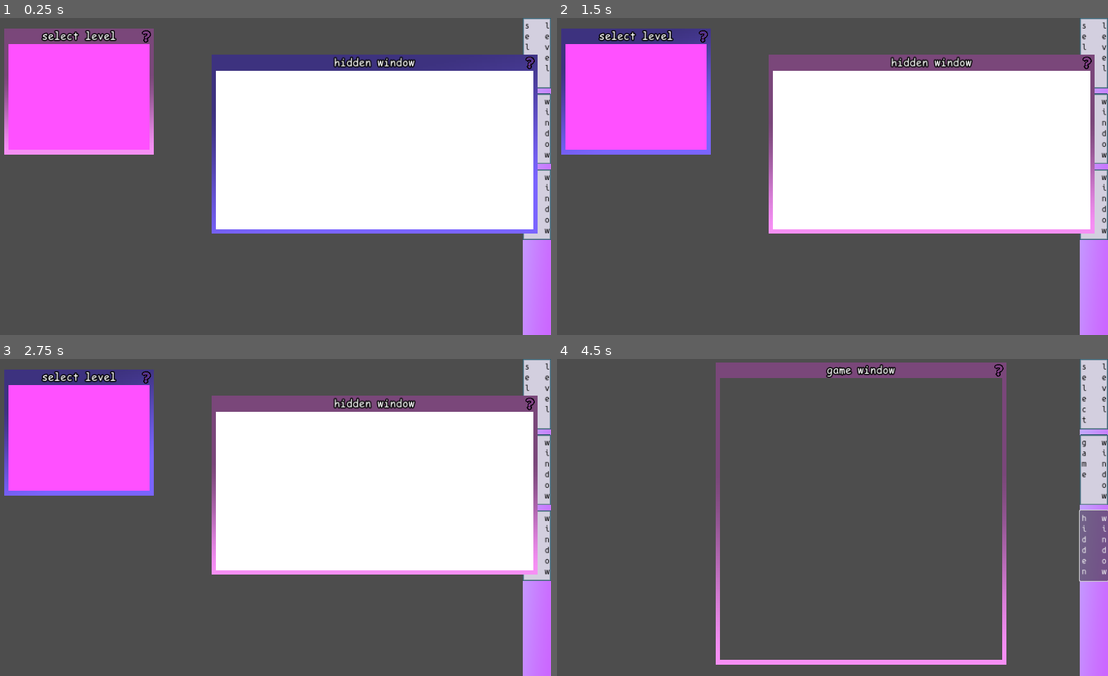
Above: before the commit, frames 1-4 (two rows, left to right).
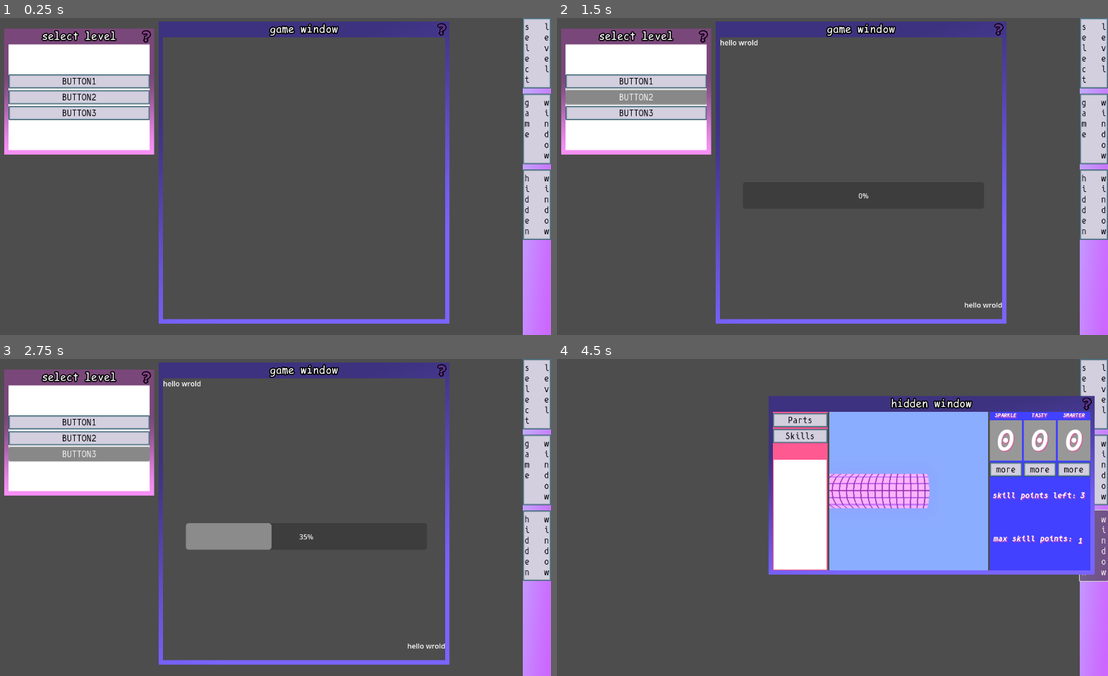
Above: after the commit, the same moments.

Repository: ktosox/GWJ77-Metamorphosis
Game: Godot game, scene res://game.tscn
Same seed, same stepped clock (60 frames per second), same inputs: the game is played once before the commit and once after it.
Inputs:
- Up to frame 1 (0.25 s): no input
- Up to frame 2 (1.5 s): click "BUTTON1" at 0.5 s; click "BUTTON2" at 1.25 s
- Up to frame 3 (2.75 s): click "BUTTON3" at 2 s
- Up to frame 4 (4.5 s): click "s l e e l v e e c l t" at 2.75 s; click "g w a i m n e d o w" at 3.5 s; click "h w i i d n d d e o n w" at 4.25 s

The runs differ from the first frame. In frame 1, 47% of the frame differs, in the area x 1-100%, y 0-97%; in frame 2, 49%; in frame 3, 49%, in the area x 0-100%, y 0-97%; in frame 4, 38%.

Commit message:
visual adjustemnts

Diff:
--- a/Game/construction_mechanic/part_selection_button.tscn
+++ b/Game/construction_mechanic/part_selection_button.tscn
@@ -1,9 +1,10 @@
-[gd_scene load_steps=5 format=3 uid="uid://jtkfilmql5kv"]
+[gd_scene load_steps=6 format=3 uid="uid://jtkfilmql5kv"]
 
 [ext_resource type="Texture2D" uid="uid://du11aw0w40edy" path="res://construction_mechanic/part_button_border.png" id="1_5ooxu"]
 [ext_resource type="Texture2D" uid="uid://td7wp0tbscrh" path="res://construction_mechanic/test_preview.png" id="1_7ch25"]
 [ext_resource type="Theme" uid="uid://dbotcsipmht72" path="res://interface/main_theme.tres" id="1_yotwv"]
 [ext_resource type="Script" path="res://construction_mechanic/part_selection_button.gd" id="2_ofroh"]
+[ext_resource type="FontFile" uid="uid://bels28mhb7p0e" path="res://resources/fonts/koomik_mono/KoomikMono-Regular.otf" id="5_yr7aa"]
 
 [node name="PartSelectionButton" type="NinePatchRect"]
 texture_filter = 1
@@ -47,6 +48,7 @@
 [node name="Button" type="Button" parent="Layout"]
 layout_mode = 2
 size_flags_vertical = 6
+theme_override_fonts/font = ExtResource("5_yr7aa")
 theme_override_font_sizes/font_size = 12
 text = "0 HELLO"
 
--- a/Game/game.gd
+++ b/Game/game.gd
@@ -1,6 +1,6 @@
 extends Control
 
-
+var current_game_level : Node3D
 
 
 # Called when the node enters the scene tree for the first time.
@@ -13,10 +13,12 @@
 	pass
 
 func test_load_level(level_number : int):
-	$GameWindow.get_child(0).queue_free()
+	if current_game_level!=null:
+		current_game_level.queue_free()
+
 	var new_level = load("res://level/level_builder.tscn").instantiate()
 	#add funy things to new_level based on a level_number match HERE
-
+	current_game_level = new_level
 	#knobs to turn here: @export_range(1,3) var world (from 1 to 3), @export var segment_count = 6 (how long should the fall be?), @export var feature_list : Array (bonus things to add)
 	new_level.world = level_number
 	new_level.segment_count = 3+level_number
--- a/Game/game.tscn
+++ b/Game/game.tscn
@@ -148,18 +148,27 @@
 text = "BUTTON3"
 
 [node name="TutorialGoesHere" type="ColorRect" parent="SelectLevel"]
+visible = false
 anchors_preset = 15
 anchor_right = 1.0
 anchor_bottom = 1.0
 grow_horizontal = 2
 grow_vertical = 2
 color = Color(1, 0.313726, 1, 1)
+
+[node name="Label" type="Label" parent="SelectLevel/TutorialGoesHere"]
+layout_mode = 0
+offset_top = 60.0
+offset_right = 306.0
+offset_bottom = 83.0
+text = "tutrial instruction geos here"
 
 [node name="HiddenWindow" type="Window" parent="."]
 auto_translate_mode = 1
 title = "hidden window"
 position = Vector2i(520, 120)
 size = Vector2i(720, 360)
+visible = false
 unresizable = true
 script = ExtResource("3_mw1gv")
 tutorial_scene = NodePath("TutorialWindow")
@@ -171,21 +180,47 @@
 offset_right = 0.0
 
 [node name="TutorialWindow" type="ColorRect" parent="HiddenWindow"]
-anchors_preset = 15
-anchor_right = 1.0
-anchor_bottom = 1.0
-grow_horizontal = 2
-grow_vertical = 2
+visible = false
+anchors_preset = 15
+anchor_right = 1.0
+anchor_bottom = 1.0
+grow_horizontal = 2
+grow_vertical = 2
+
+[node name="Label" type="Label" parent="HiddenWindow/TutorialWindow"]
+modulate = Color(0, 0, 0, 1)
+layout_mode = 0
+offset_left = 200.0
+offset_top = 80.0
+offset_right = 369.0
+offset_bottom = 121.0
+text = "i m a g i n e
+ t u t o r a i l"
 
 [node name="GameWindow" type="Window" parent="."]
 title = "game window"
 position = Vector2i(400, 44)
 size = Vector2i(640, 640)
-visible = false
 unresizable = true
 script = ExtResource("3_mw1gv")
-
-[node name="Node3D" type="Node3D" parent="GameWindow"]
+tutorial_scene = NodePath("TutorialGoesHere")
+
+[node name="TutorialGoesHere" type="ColorRect" parent="GameWindow"]
+visible = false
+top_level = true
+anchors_preset = 15
+anchor_right = 1.0
+anchor_bottom = 1.0
+grow_horizontal = 2
+grow_vertical = 2
+color = Color(0.231373, 0.584314, 0.803922, 1)
+
+[node name="Label" type="Label" parent="GameWindow/TutorialGoesHere"]
+layout_mode = 0
+offset_right = 40.0
+offset_bottom = 23.0
+text = "press AWSD or ARROWS to move
+"
 
 [connection signal="pressed" from="PanelTexture/Layout/SelectLevelButton" to="." method="_on_select_level_button_pressed"]
 [connection signal="pressed" from="PanelTexture/Layout/GameWindowButton" to="." method="_on_game_window_button_pressed"]
--- a/Game/level/level_builder.tscn
+++ b/Game/level/level_builder.tscn
@@ -12,6 +12,7 @@
 transform = Transform3D(1, 0, 0, 0, 1, 0, 0, 0, 1, 0, -1, 0)
 
 [node name="LoadingScreen" type="CanvasLayer" parent="."]
+layer = -1
 
 [node name="ColorRect" type="ColorRect" parent="LoadingScreen"]
 anchors_preset = 15
--- a/Game/project.godot
+++ b/Game/project.godot
@@ -23,7 +23,7 @@
 
 window/size/viewport_width=1280
 window/size/viewport_height=720
-window/stretch/mode="canvas_items"
+window/stretch/mode="viewport"
 
 [dotnet]
 
